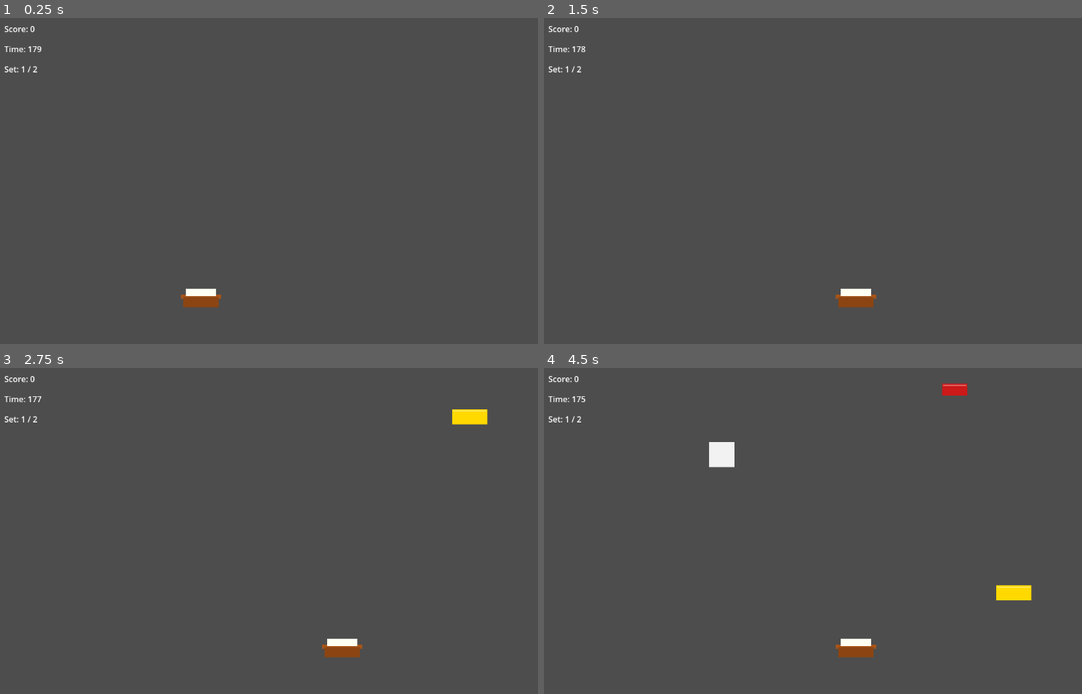
Above: before the commit, frames 1-4 (two rows, left to right).
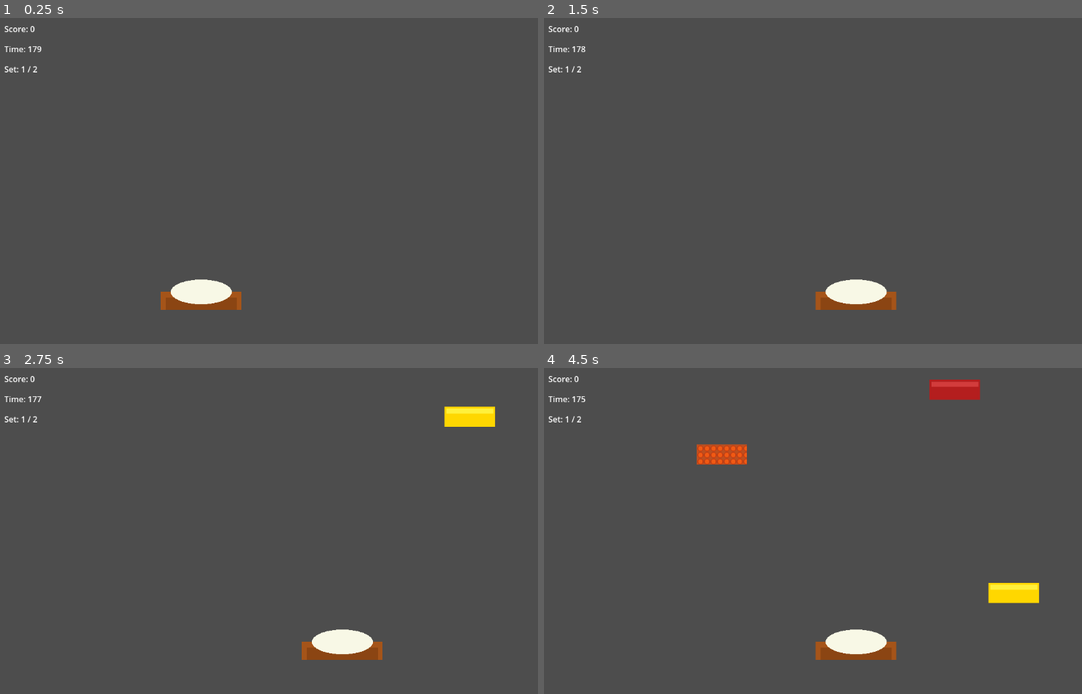
Above: after the commit, the same moments.

Repository: matz3ix/godot-kaisendon-game
Game: Godot game, scene res://scenes/main.tscn
Two runs of this game, one before a commit and one after it. Both use one fixed random seed, a clock stepped at 60 frames per second and the inputs below.
Inputs:
- Up to frame 1 (0.25 s): no input
- Up to frame 2 (1.5 s): tap Enter (ui_accept) at 0.5, 0.77 s; hold Right (ui_right) 0.53-1.28 s; hold Left (ui_left) from 1.28 s (still down)
- Up to frame 3 (2.75 s): tap Enter (ui_accept) at 1.52 s; release Left (ui_left) at 2.03 s; hold Right (ui_right) from 2.03 s (still down)
- Up to frame 4 (4.5 s): tap Enter (ui_accept) at 3.02, 3.77 s; release Right (ui_right) at 3.53 s; hold Left (ui_left) from 3.53 s (still down)

The runs differ from the first frame. In frame 1, 1.0% of the frame differs, in the area x 29-45%, y 80-90%; in frame 2, 1.0%; in frame 3, 1.3%; in frame 4, 2.5%, in the area x 28-93%, y 3-90%.

Commit message:
Replace programmatic drawing with asset images for toppings and donburi
Agent-Logs-Url: https://github.com/matz3ix/godot-kaisendon-game/sessions/12b58a40-f5e7-421f-9f5b-1c3f08d1c5ce

Co-authored-by: matz3ix <272076181+matz3ix@users.noreply.github.com>

Diff:
--- a/scenes/main.tscn
+++ b/scenes/main.tscn
@@ -16,6 +16,8 @@
 
 [node name="CollisionShape2D" type="CollisionShape2D" parent="Player1"]
 shape = SubResource("shape_p1")
+
+[node name="Sprite2D" type="Sprite2D" parent="Player1"]
 
 [node name="Player2" type="Node2D" parent="."]
 script = ExtResource("3_p2")
--- a/scenes/obstacle.tscn
+++ b/scenes/obstacle.tscn
@@ -11,9 +11,4 @@
 [node name="CollisionShape2D" type="CollisionShape2D" parent="."]
 shape = SubResource("RectangleShape2D_obs")
 
-[node name="ColorRect" type="ColorRect" parent="."]
-offset_left = -25.0
-offset_top = -25.0
-offset_right = 25.0
-offset_bottom = 25.0
-color = Color(1.0, 0.0, 0.0, 1.0)
+[node name="Sprite2D" type="Sprite2D" parent="."]
--- a/scenes/rice_bowl.tscn
+++ b/scenes/rice_bowl.tscn
@@ -10,3 +10,5 @@
 
 [node name="CollisionShape2D" type="CollisionShape2D" parent="."]
 shape = SubResource("RectangleShape2D_rb")
+
+[node name="Sprite2D" type="Sprite2D" parent="."]
--- a/src/obstacle.gd
+++ b/src/obstacle.gd
@@ -2,18 +2,16 @@
 
 const FALL_SPEED = 150.0
 
-const TOPPING_COLORS = [
-	Color(0.98, 0.5, 0.45),   # サーモン
-	Color(0.8, 0.1, 0.1),     # マグロ
-	Color(1.0, 0.85, 0.0),    # 卵
-	Color(0.95, 0.95, 0.95),  # イカ
-	Color(0.9, 0.4, 0.2),     # エビ
+const TOPPING_TEXTURES = [
+	preload("res://asset/samon/samon.png"),    # サーモン
+	preload("res://asset/maguro/maguro.png"),  # マグロ
+	preload("res://asset/tamago/tamago.png"),  # 卵
+	preload("res://asset/ikura/ikura.png"),    # いくら
+	preload("res://asset/ebi/ebi.png"),        # エビ
 ]
 
 func _ready() -> void:
-	var color_rect = $ColorRect
-	if color_rect:
-		color_rect.color = TOPPING_COLORS[randi() % TOPPING_COLORS.size()]
+	$Sprite2D.texture = TOPPING_TEXTURES[randi() % TOPPING_TEXTURES.size()]
 
 func _process(delta: float) -> void:
 	position.y += FALL_SPEED * delta
--- a/src/player_1.gd
+++ b/src/player_1.gd
@@ -8,13 +8,7 @@
 func _ready() -> void:
 	screen_size = get_viewport_rect().size
 	area_entered.connect(_on_area_entered)
-
-func _draw() -> void:
-	# どんぶり（茶色）
-	draw_rect(Rect2(-40, 0, 80, 8), Color(0.65, 0.33, 0.1))   # 縁
-	draw_rect(Rect2(-35, 5, 70, 20), Color(0.55, 0.27, 0.07))  # 本体
-	# ごはん（白）
-	draw_rect(Rect2(-30, -12, 60, 15), Color(1.0, 1.0, 0.95))
+	$Sprite2D.texture = preload("res://asset/donburi/donburi.png")
 
 func _process(delta: float) -> void:
 	if not game_manager or not game_manager.game_active:
--- a/src/rice_bowl.gd
+++ b/src/rice_bowl.gd
@@ -3,15 +3,14 @@
 const FALL_SPEED = 200.0
 
 const SIZE_DATA = [
-	{"score": 10, "half": Vector2(15, 10), "color": Color(0.98, 0.5, 0.45)},   # 小ネタ（サーモン）
-	{"score": 15, "half": Vector2(25, 12), "color": Color(0.8, 0.1, 0.1)},     # 中ネタ（マグロ）
-	{"score": 20, "half": Vector2(35, 15), "color": Color(1.0, 0.85, 0.0)},    # 大ネタ（卵）
+	{"score": 10, "half": Vector2(15, 10), "texture": preload("res://asset/samon/samon.png")},    # 小ネタ（サーモン）
+	{"score": 15, "half": Vector2(25, 12), "texture": preload("res://asset/maguro/maguro.png")},  # 中ネタ（マグロ）
+	{"score": 20, "half": Vector2(35, 15), "texture": preload("res://asset/tamago/tamago.png")},  # 大ネタ（卵）
 ]
 
 var score_value: int = 10
 var _size_type: int = 0
 var _half: Vector2 = Vector2(15, 10)
-var _color: Color = Color(0.98, 0.5, 0.45)
 
 func set_size_type(type: int) -> void:
 	_size_type = clamp(type, 0, 2)
@@ -20,17 +19,12 @@
 	var data = SIZE_DATA[_size_type]
 	score_value = data["score"]
 	_half = data["half"]
-	_color = data["color"]
 
 	var col_shape: RectangleShape2D = $CollisionShape2D.shape.duplicate()
 	$CollisionShape2D.shape = col_shape
 	col_shape.size = _half * 2.0
 
-func _draw() -> void:
-	# ネタ本体
-	draw_rect(Rect2(-_half.x, -_half.y, _half.x * 2.0, _half.y * 2.0), _color)
-	# ネタの光沢ライン
-	draw_rect(Rect2(-_half.x + 2.0, -_half.y + 2.0, _half.x * 2.0 - 4.0, 3.0), _color.lightened(0.3))
+	$Sprite2D.texture = data["texture"]
 
 func get_score() -> int:
 	return score_value
Binary file added: asset/donburi/donburi.png
Not shown, added: asset/donburi/donburi.png.import
Binary file added: asset/ebi/ebi.png
Not shown, added: asset/ebi/ebi.png.import
Binary file added: asset/ikura/ikura.png
Not shown, added: asset/ikura/ikura.png.import
Binary file added: asset/maguro/maguro.png
Not shown, added: asset/maguro/maguro.png.import
Binary file added: asset/samon/samon.png
Not shown, added: asset/samon/samon.png.import
Binary file added: asset/tamago/tamago.png
Not shown, added: asset/tamago/tamago.png.import
